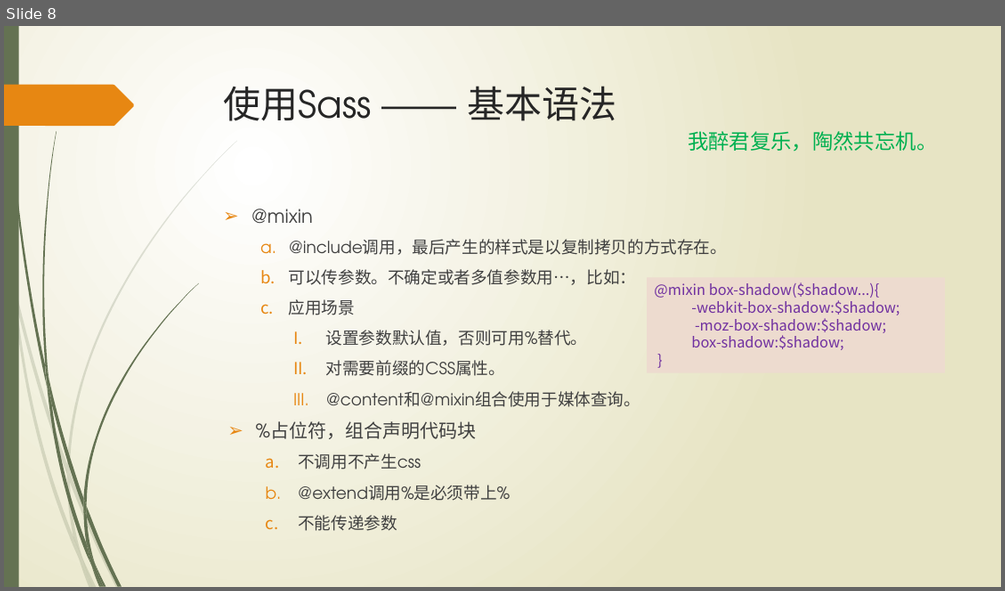
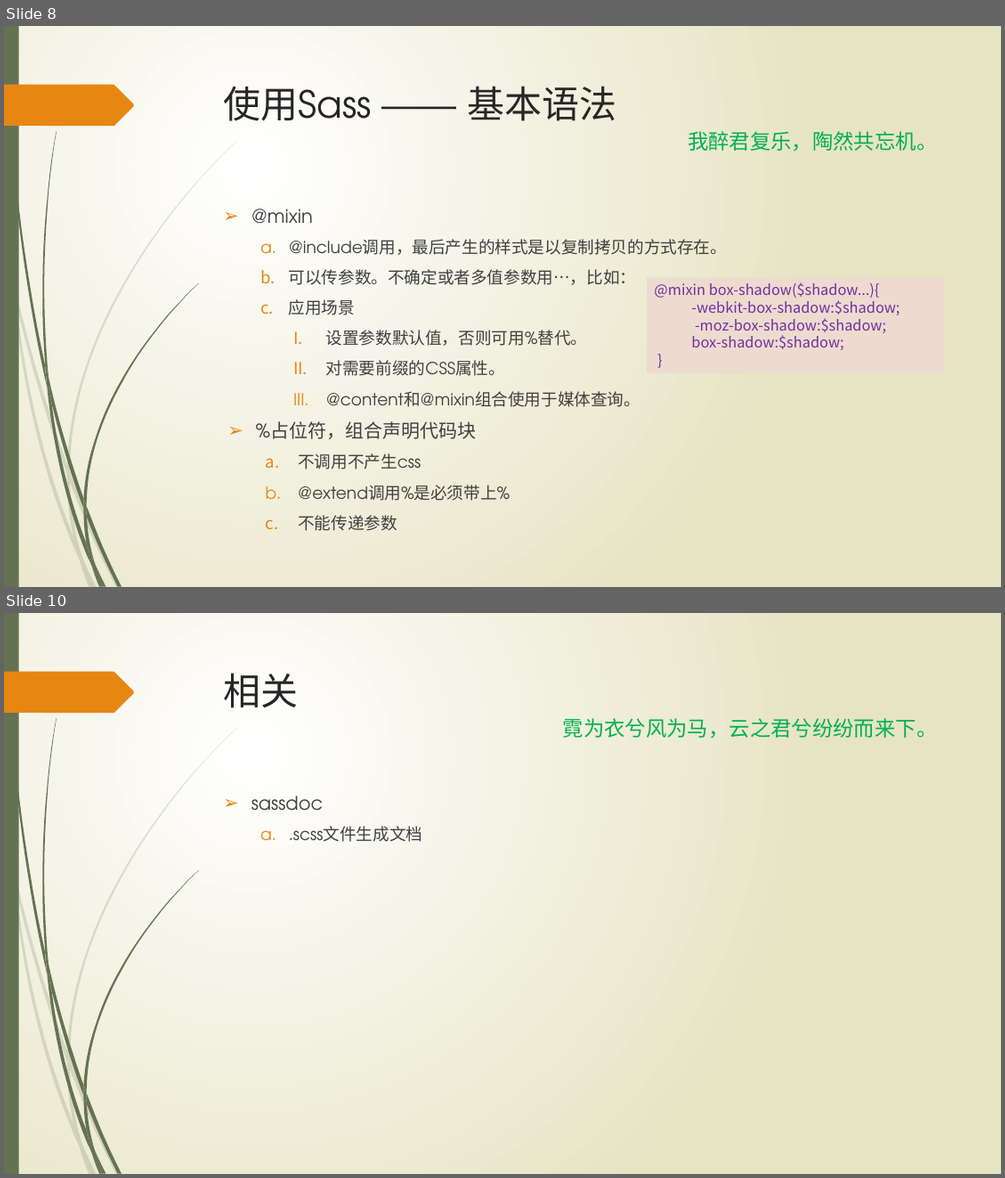
Before and after one commit to wangweihui/sassdemo, a slide deck: SASS愈行愈远.pptx. Shown one above the other, each under a label of ours: slide 8 before the commit, slides 8 and 10 after it; the slides between them are not shown. The pictures are 1005x591 and 1005x1178 pixels, drawn with LibreOffice and Linux fonts; fonts in the diff are those of the drawing. Boxes give left, top, right and bottom in pixels: in the first picture for what was removed or moved away, otherwise in the second. Text is boxed around its words. In the diff, an @@ line names an element or a change of style, - is before the commit and + after.

```diff
--- a/SASS愈行愈远.pptx
+++ b/SASS愈行愈远.pptx
@@ slide 10 added at (4,613,1001,1174), background gradient #FFFFFF to #E8E6C4; not listed: 24 template elements that a slide beside it also shows @@
@@ title added at (224,673,299,708), 36 pt, text #262626 @@
+相关
@@ text added at (563,718,938,738), 20 pt, text #00B050 @@
+霓为衣兮风为马，云之君兮纷纷而来下。
@@ text added at (251,795,423,842), 16 pt, text #404040 @@
+➢ sassdoc
+  a. .scss文件生成文档
```
Also in this commit, not shown: 1 slide changed, 1 slide removed.
